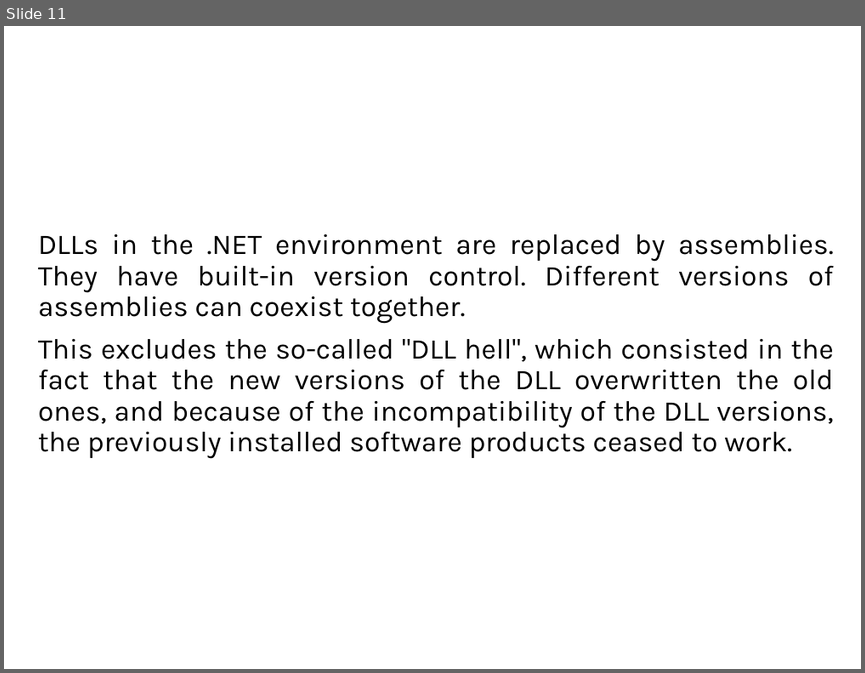
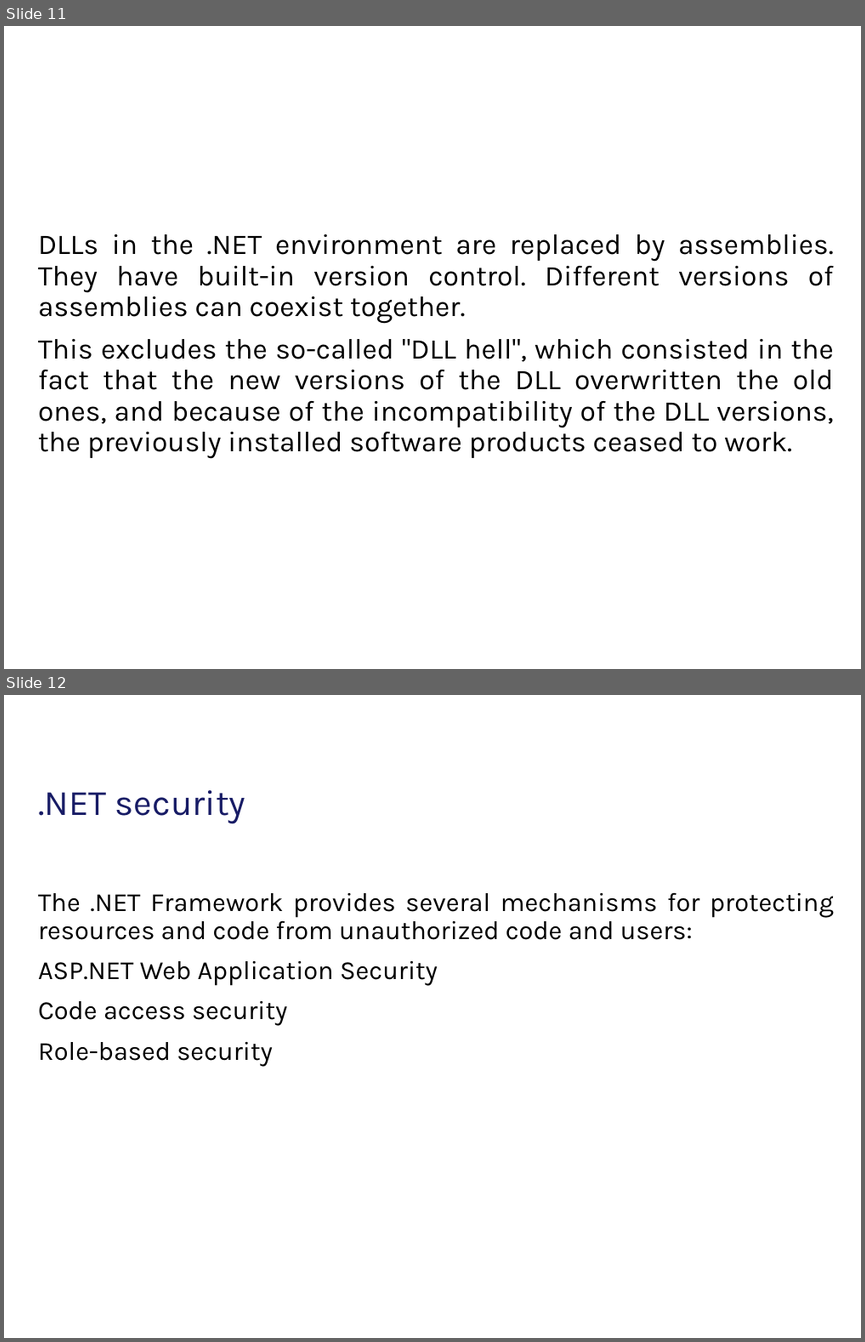
Before and after one commit to tarasiscom/Lv-273, a slide deck: Education/Execution model.pptx. Shown one above the other, each under a label of ours: slide 11 before the commit, slides 11 and 12 after it. The pictures are 865x673 and 865x1342 pixels, drawn with LibreOffice and Linux fonts; fonts in the diff are those of the drawing; background and template pictures are left out. Boxes give left, top, right and bottom in pixels: in the first picture for what was removed or moved away, otherwise in the second. Text is boxed around its words. In the diff, an @@ line names an element or a change of style, - is before the commit and + after.

```diff
--- a/Education/Execution model.pptx
+++ b/Education/Execution model.pptx
@@ slide 12 added at bbox=[4, 695, 861, 1338], background #FFFFFF @@
@@ subtitle added at bbox=[38, 790, 246, 824], 30 pt, text #171B65 @@
+.NET security
@@ text added at bbox=[38, 893, 834, 1066], 22 pt, text #000000 @@
+The .NET Framework provides several mechanisms for protecting resources and code from unauthorized code and users:
+ASP.NET Web Application Security
+Code access security
+Role-based security
```
Also in this commit, not shown: 1 slide changed, 2 other slides added, 3 slides removed.
